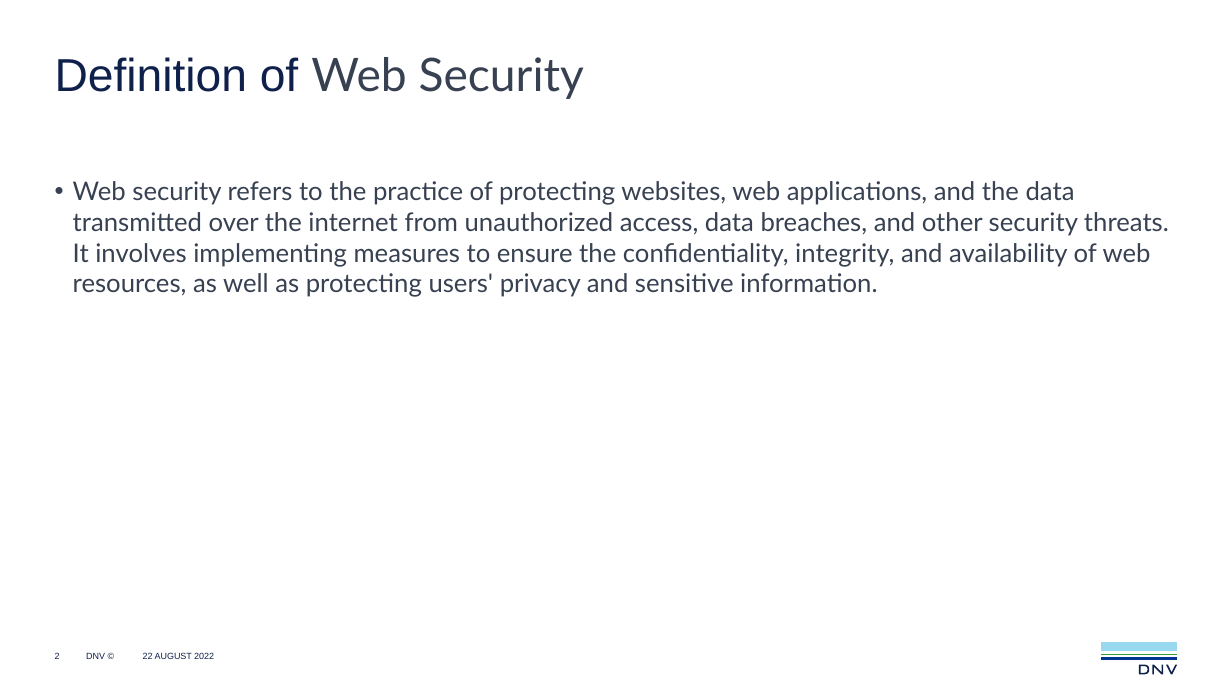
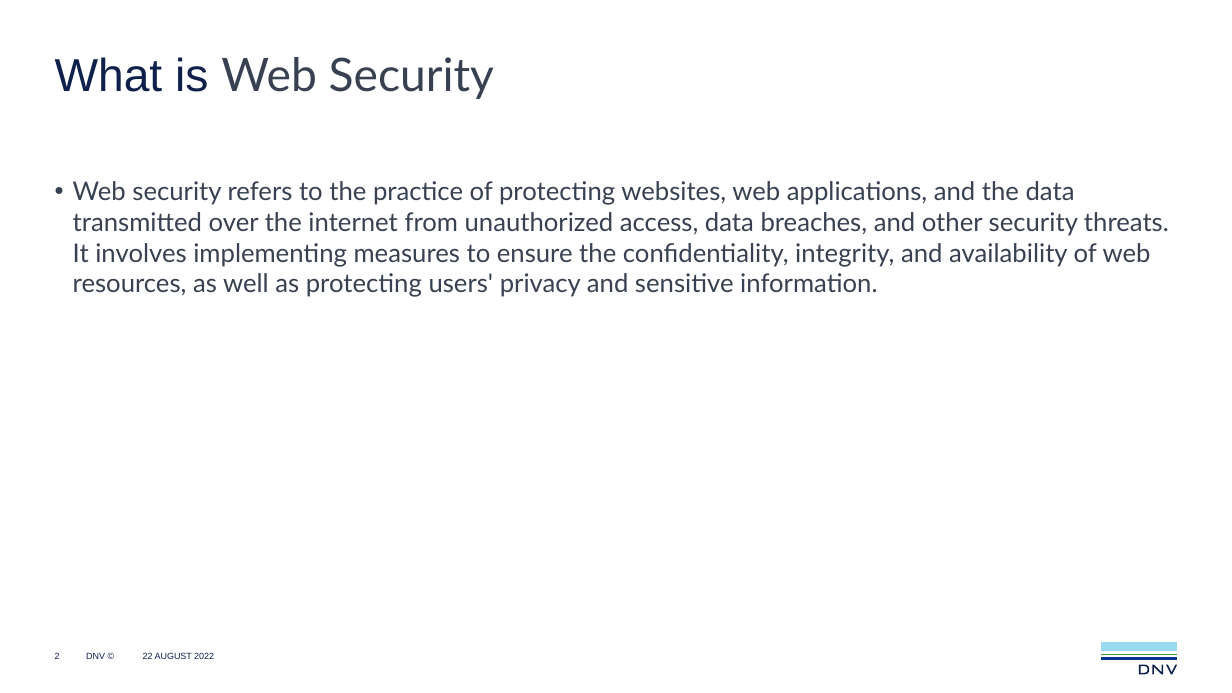
Before and after one commit to wuzinong/My-learning, a slide deck: slide 2 of security/SecurityDemo/SecurityDemo.pptx. Drawn at 1232x693 pixels with LibreOffice and Linux fonts; fonts in the diff are those of the drawing. Boxes give left, top, right and bottom in pixels: in the first picture for what was removed or moved away, otherwise in the second. Text is boxed around its words. In the diff, an @@ line names an element or a change of style, - is before the commit and + after.

```diff
--- a/security/SecurityDemo/SecurityDemo.pptx
+++ b/security/SecurityDemo/SecurityDemo.pptx
@@ title at (55, 57, 494, 99): text changed; font Arial to Lato; text colour #0F204B to #374151 @@
-Definition of Web Security
+What is Web Security
```
Also in this commit, not shown: 2 other slides changed, 12 other files.
